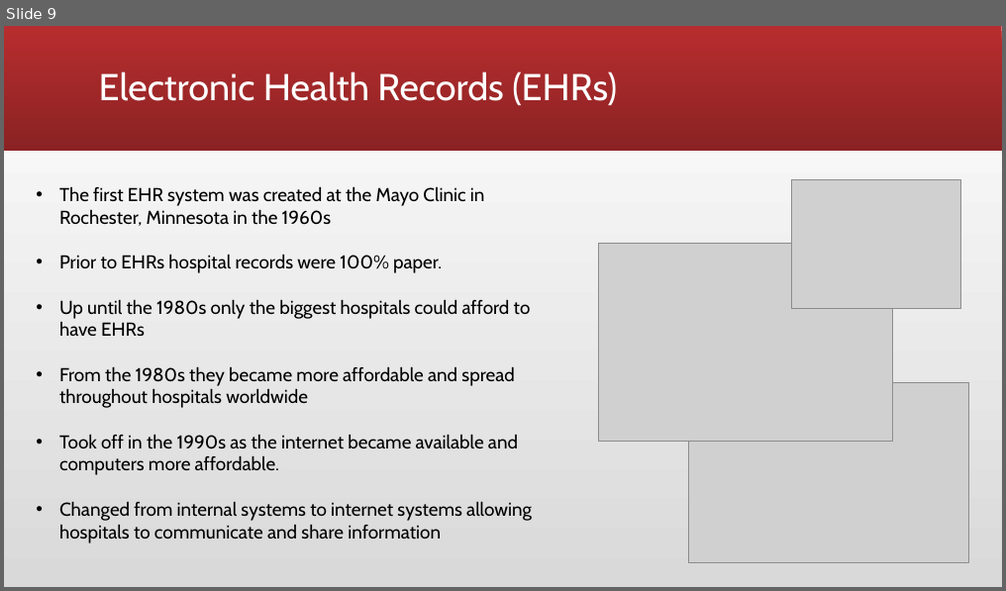
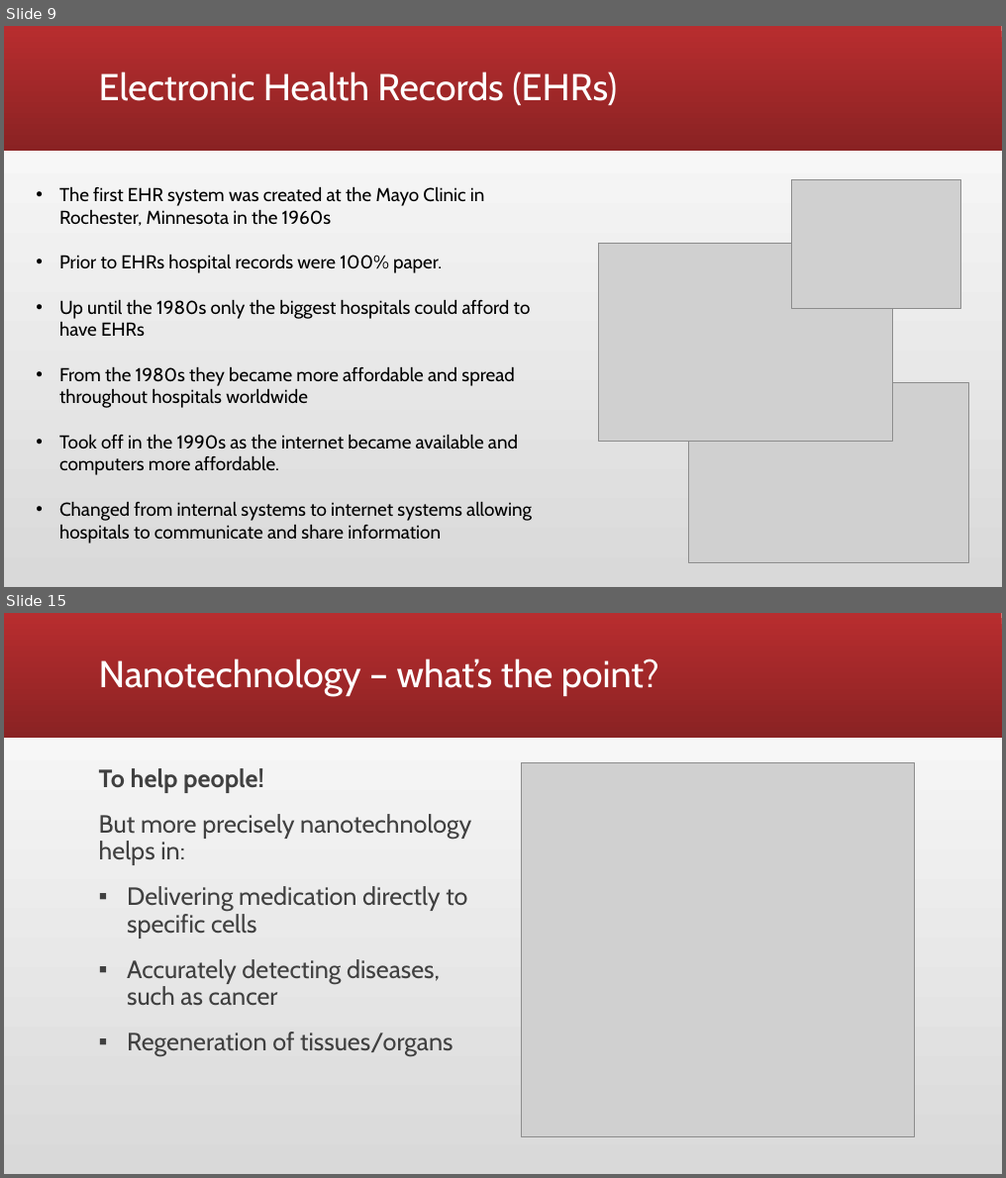
Before and after one commit to anetakotas/The-Computing-Industry-Group-Project, a slide deck: Group Podcast.pptx. Shown one above the other, each under a label of ours: slide 9 before the commit, slides 9 and 15 after it; the slides between them are not shown. The pictures are 1006x591 and 1006x1178 pixels, drawn with LibreOffice and Linux fonts; fonts in the diff are those of the drawing; grey boxes stand for pictures. Boxes give left, top, right and bottom in pixels: in the first picture for what was removed or moved away, otherwise in the second. Text is boxed around its words. In the diff, an @@ line names an element or a change of style, - is before the commit and + after.

```diff
--- a/Group Podcast.pptx
+++ b/Group Podcast.pptx
@@ slide 15 added at box(4, 613, 1002, 1174), background gradient #D9D9D9 to #FFFFFF; not listed: 1 template element that a slide beside it also shows @@
@@ title added at box(99, 659, 659, 696), 36 pt, text #FFFFFF @@
+Nanotechnology – what’s the point?
@@ text added at box(99, 768, 471, 1057), 24 pt, text #404040 @@
+To help people!
+But more precisely nanotechnology helps in:
+▪ Delivering medication directly to specific cells
+▪ Accurately detecting diseases, such as cancer
+▪ Regeneration of tissues/organs
@@ picture added at box(522, 762, 915, 1137) @@
```
Also in this commit, not shown: 6 other slides added, 4 slides removed.
